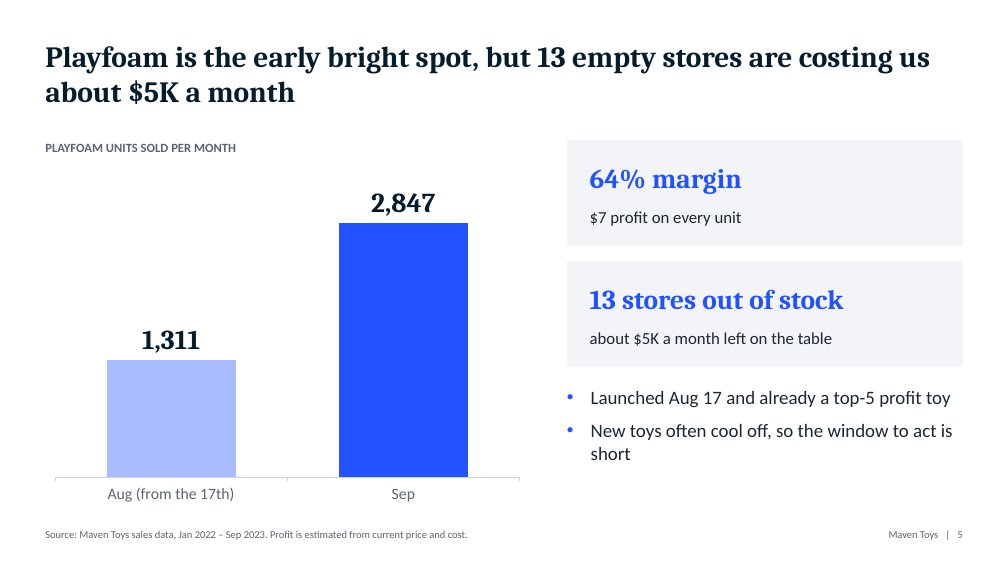
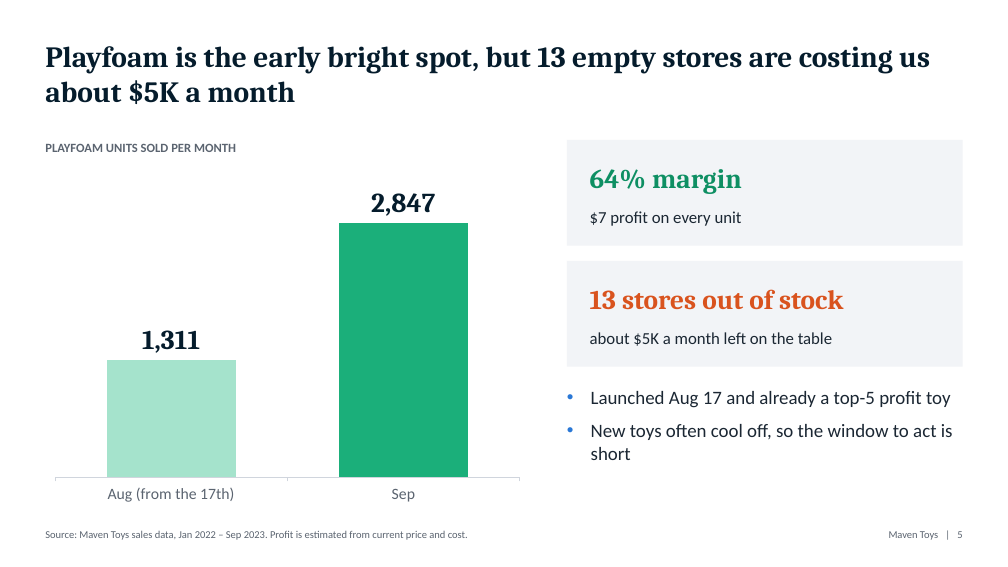
Before and after one commit to surajko9000/maven-toys-ai-analytics, a slide deck: slide 5 of site/deck/Colorbuds_to_Playfoam.pptx. Drawn at 1008x567 pixels with LibreOffice and Linux fonts; fonts in the diff are those of the drawing. Boxes give left, top, right and bottom in pixels: in the first picture for what was removed or moved away, otherwise in the second. Text is boxed around its words. In the diff, an @@ line names an element or a change of style, - is before the commit and + after.

```diff
--- a/site/deck/Colorbuds_to_Playfoam.pptx
+++ b/site/deck/Colorbuds_to_Playfoam.pptx
@@ column chart at [45,166,529,510] @@
@@ colour of Series 1 #2251FF to #1BAF7A @@
@@ colours of single points changed @@
@@ text "64% margin" at [590,169,742,194]: text colour #2251FF to #0E8F63 @@
@@ text "13 stores out of stock" at [590,289,844,310]: text colour #2251FF to #D9531E @@
@@ text "Launched Aug 17 and already ..." at [591,391,953,460]: bullet colour #2251FF to #2A78D6 @@
```
Also in this commit, not shown: 5 other slides changed, 8 other files.
